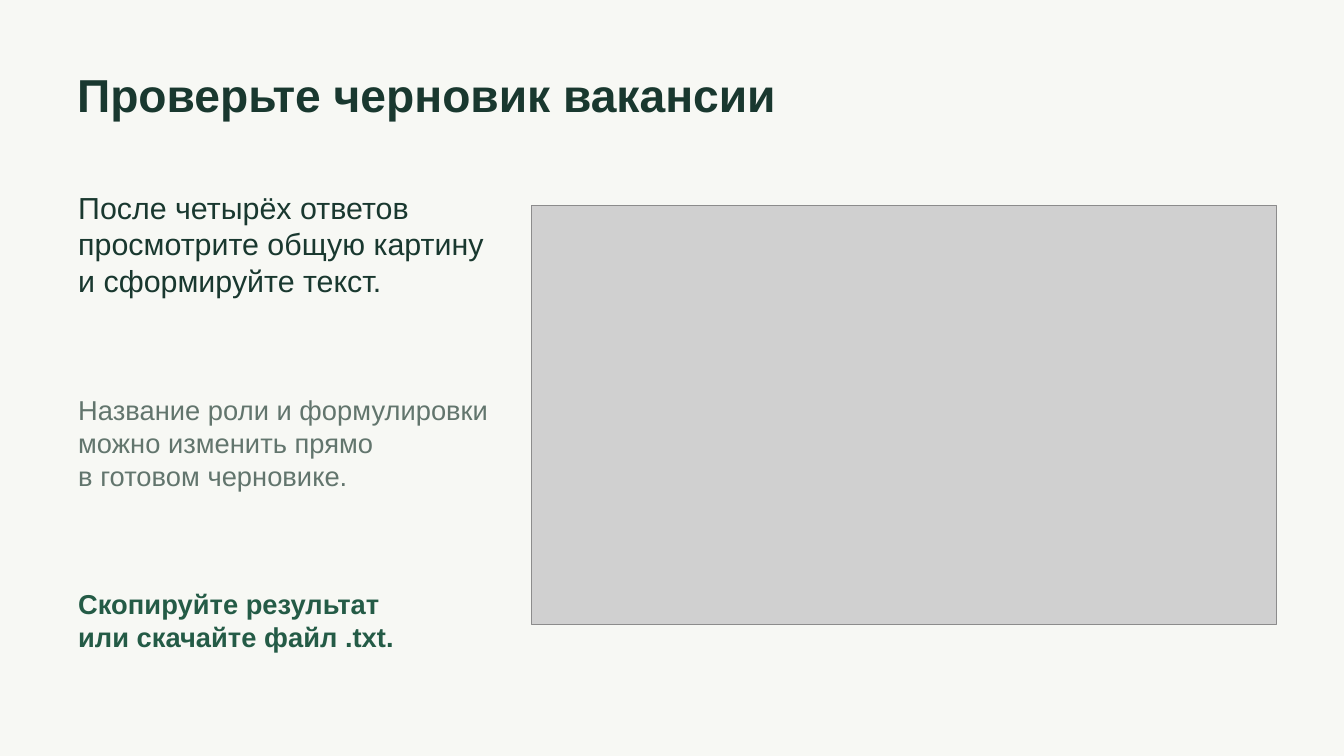
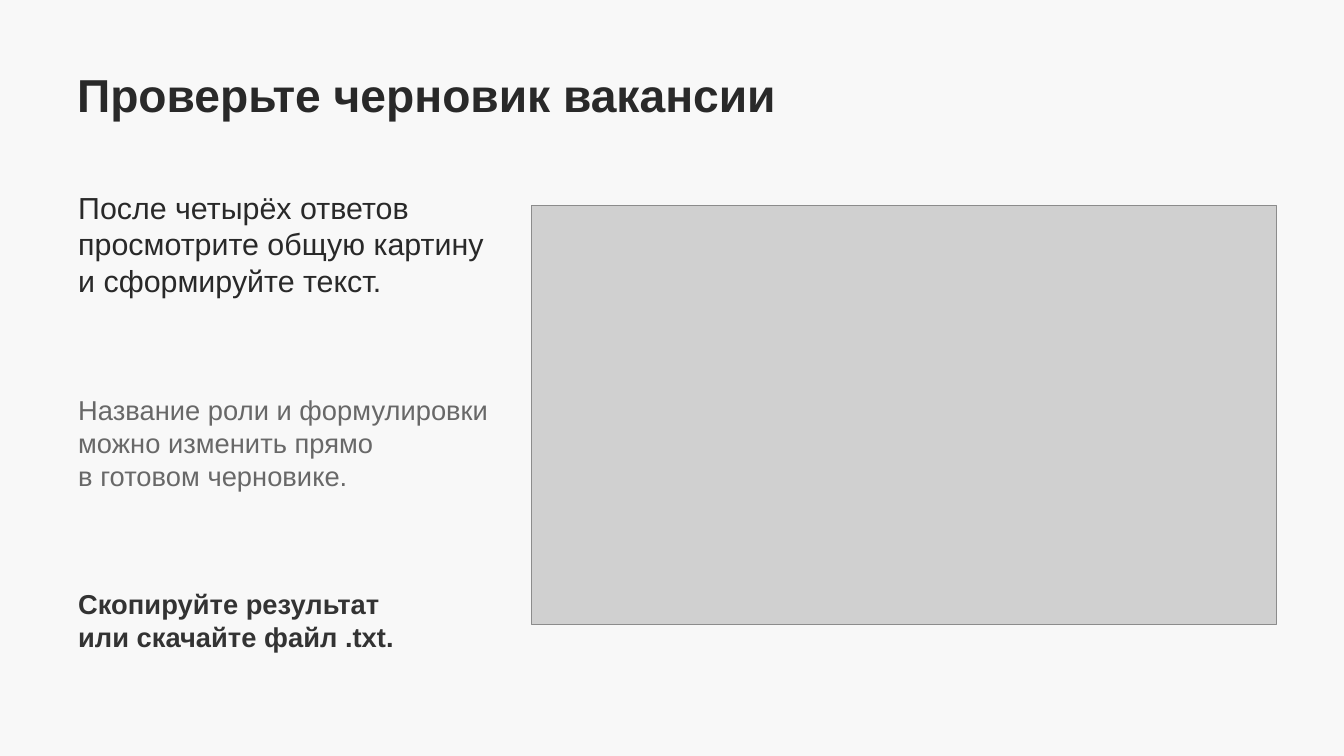
Before and after one commit to deidarkt/vacancy-voice, a slide deck: slide 4 of user-guide.pptx. Drawn at 1344x756 pixels with LibreOffice and Linux fonts; fonts in the diff are those of the drawing; grey boxes stand for pictures. Boxes give left, top, right and bottom in pixels: in the first picture for what was removed or moved away, otherwise in the second. Text is boxed around its words. In the diff, an @@ line names an element or a change of style, - is before the commit and + after.

Commit message:
Уточнить вопросы, анимацию и сценарий вакансии

```diff
--- a/user-guide.pptx
+++ b/user-guide.pptx
@@ background #F7F8F4 to #F8F8F8 @@
@@ text "Проверьте черновик вакансии" at box(77, 80, 776, 121): text colour #19382F to #292929 @@
@@ text "После четырёх ответов" at box(78, 198, 484, 298): text colour #19382F to #292929 @@
@@ text "Скопируйте результат" at box(78, 593, 394, 652): text colour #245B46 to #333333 @@
```
Also in this commit, not shown: 4 other slides changed, 4 other files.
